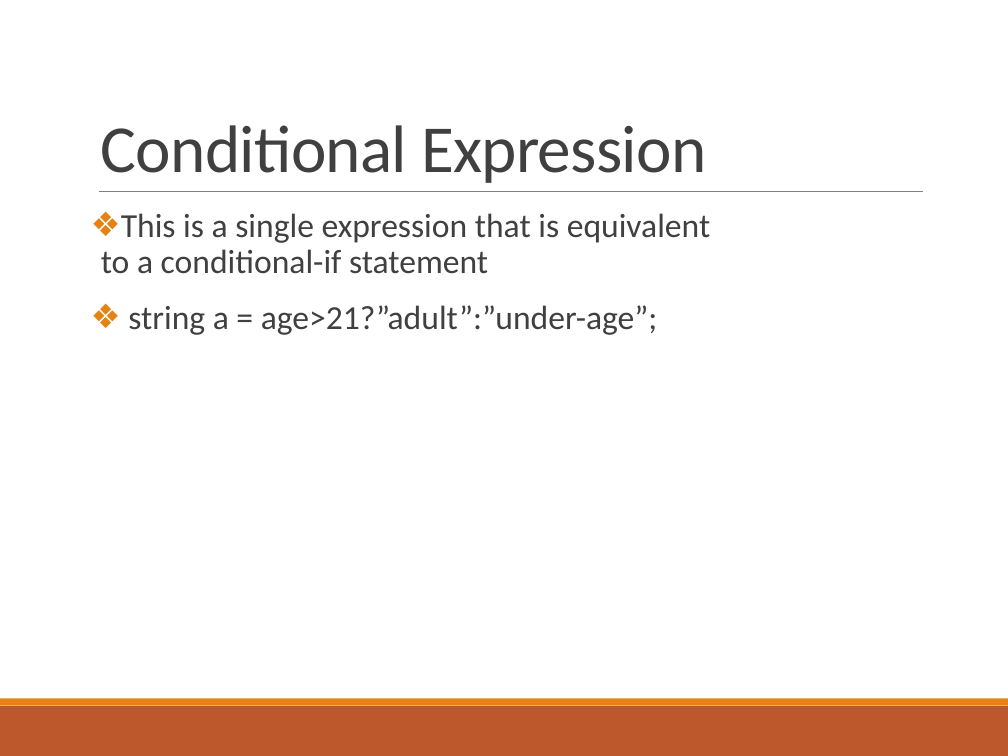
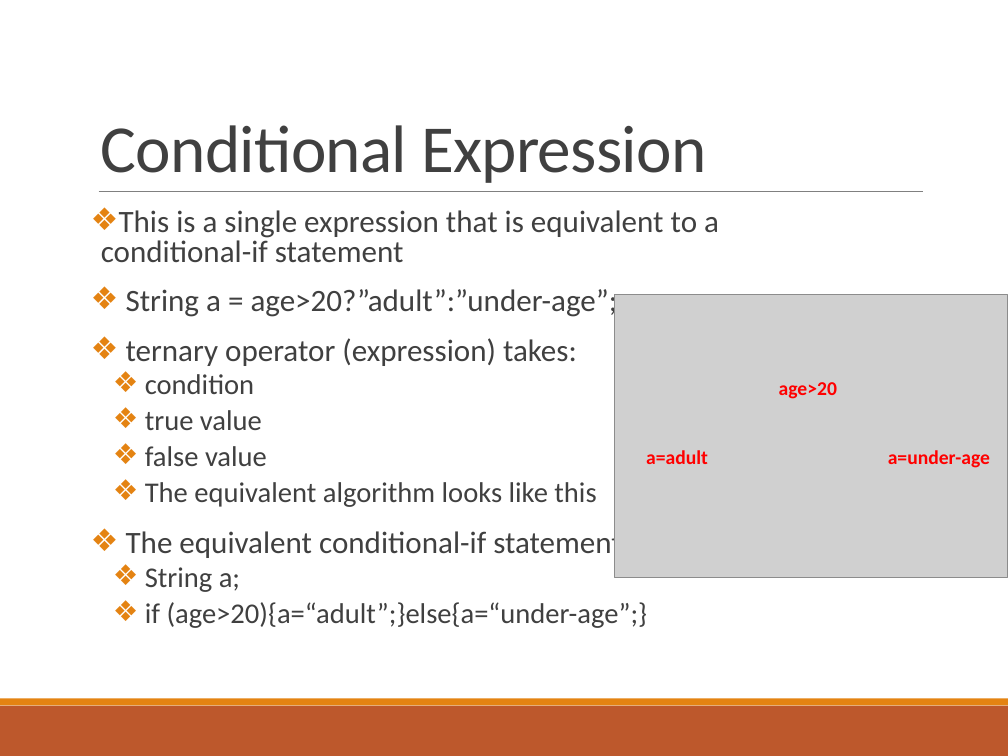
Before and after one commit to deeperj/dillinger, a slide deck: slide 15 of thesis/ukapp2/wqu_isc/sofware_design/Javabc02.pptx. Drawn at 1008x756 pixels with LibreOffice and Linux fonts; fonts in the diff are those of the drawing; grey boxes stand for pictures. Boxes give left, top, right and bottom in pixels: in the first picture for what was removed or moved away, otherwise in the second. Text is boxed around its words. In the diff, an @@ line names an element or a change of style, - is before the commit and + after.

```diff
--- a/thesis/ukapp2/wqu_isc/sofware_design/Javabc02.pptx
+++ b/thesis/ukapp2/wqu_isc/sofware_design/Javabc02.pptx
@@ text at (101,210,719,263): size 24 to 22.2 pt in "This is a single expression that is ..."; line spacing 0.9 to 0.8 @@
@@ text at (126,289,648,628): text changed; size 24 to 20.4 pt @@
-❖ string a = age>21?”adult”:”under-age”;
+❖ String a = age>20?”adult”:”under-age”;
+❖ ternary operator (expression) takes:
+  ❖ condition
+  ❖ true value
+  ❖ false value
+  ❖ The equivalent algorithm looks like this
+❖ The equivalent conditional-if statement is this
+  ❖ String a;
+  ❖ if (age>20){a=“adult”;}else{a=“under-age”;}
@@ group added at (615,295,1008,578): 3 texts, 1 picture @@
+age>20
+a=adult
+a=under-age
```
Also in this commit, not shown: 2 other slides changed, 1 slide added, 9 other files.
